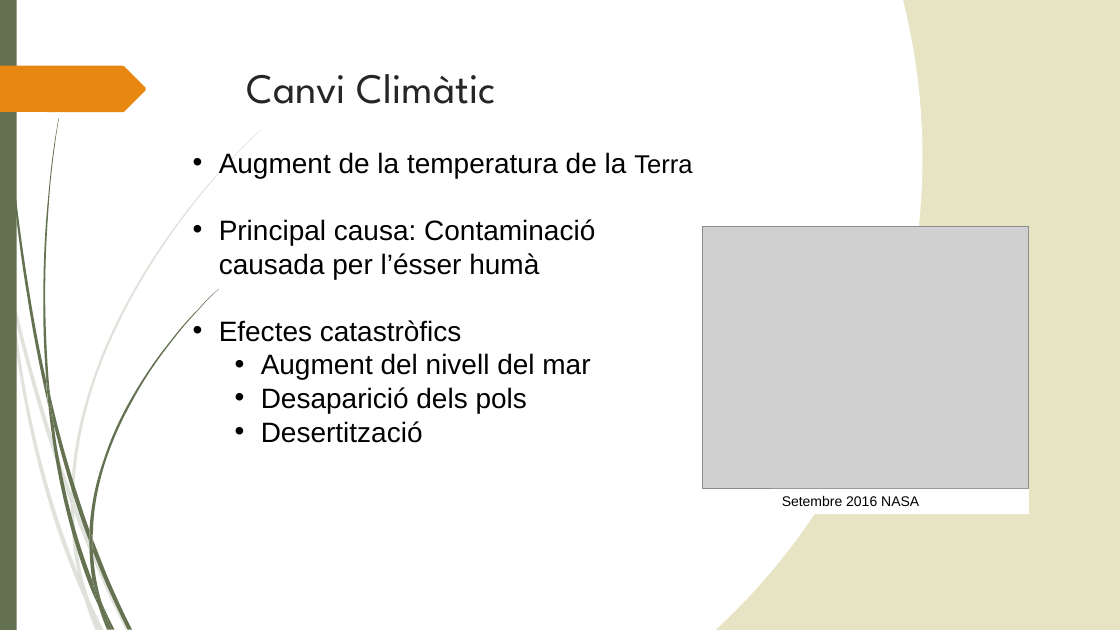
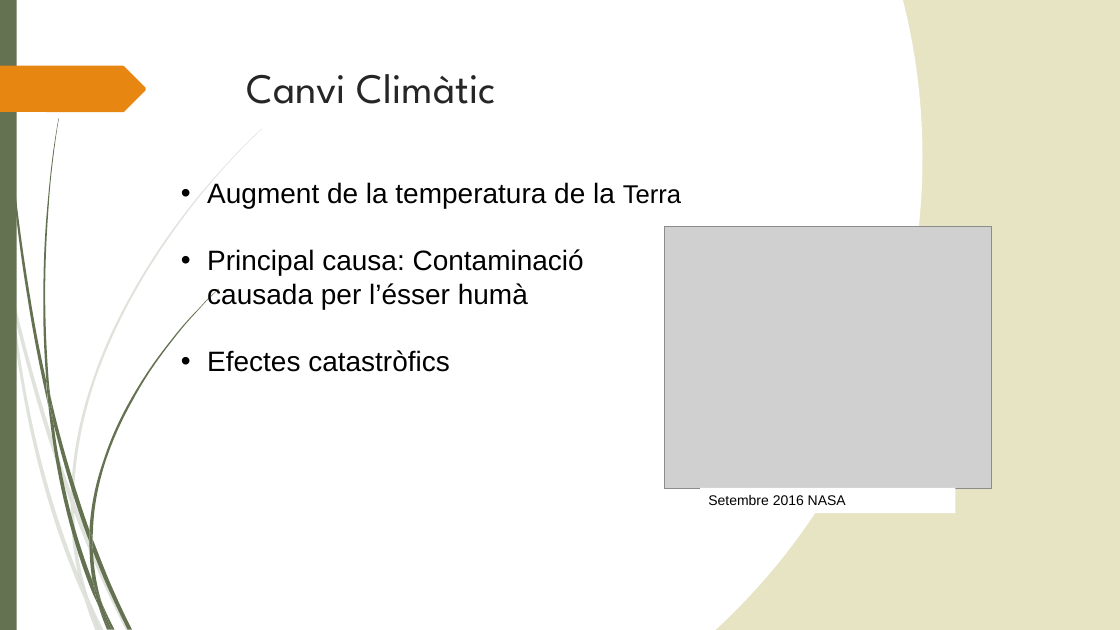
Before and after one commit to miky96/TFG, a slide deck: slide 2 of presentació/presentacioTFG.pptx. Drawn at 1120x630 pixels with LibreOffice and Linux fonts; fonts in the diff are those of the drawing; grey boxes stand for pictures. Boxes give left, top, right and bottom in pixels: in the first picture for what was removed or moved away, otherwise in the second. Text is boxed around its words. In the diff, an @@ line names an element or a change of style, - is before the commit and + after.

```diff
--- a/presentació/presentacioTFG.pptx
+++ b/presentació/presentacioTFG.pptx
@@ text "Augment de la temperatura de ...": place and size @@
-text "Augment de la temperatura de ..." at box(219, 152, 692, 443)
+text "Augment de la temperatura de ..." at box(207, 182, 681, 372)
@@ picture: place and size @@
-picture at box(702, 226, 1029, 489)
+picture at box(665, 226, 991, 489)
@@ picture: place and size @@
-picture at box(702, 226, 1028, 489)
+picture at box(665, 226, 991, 489)
@@ text at box(261, 353, 590, 443): paragraphs removed @@
-  • Augment del nivell del mar
-  • Desaparició dels pols
-  • Desertització
@@ rectangle "Setembre 2016 NASA": place and size @@
-rectangle "Setembre 2016 NASA" at box(774, 489, 1029, 514)
+rectangle "Setembre 2016 NASA" at box(700, 488, 955, 513)
@@ text "Setembre 1984 NASA": place and size @@
-text "Setembre 1984 NASA" at box(782, 496, 919, 506)
+text "Setembre 1984 NASA" at box(708, 495, 846, 505)
```
Also in this commit, not shown: 5 other slides changed.
